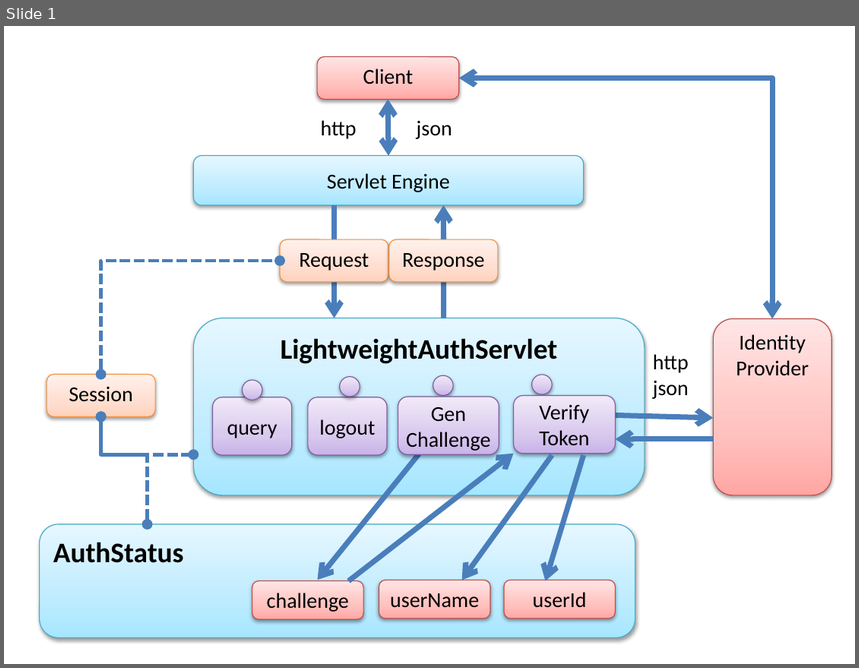
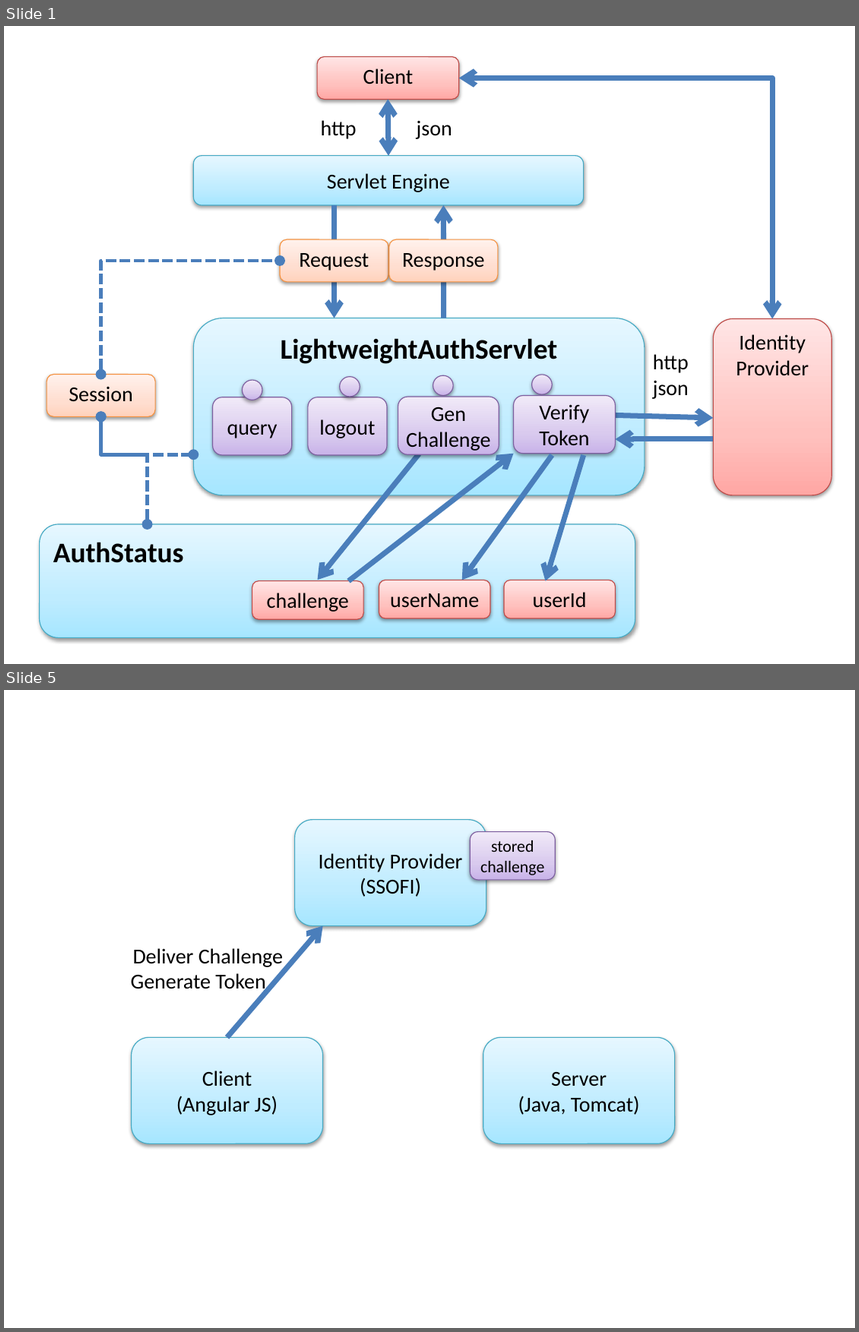
Before and after one commit to agilepro/ssofi-prolite, a slide deck: spec/ClassDiagram.pptx. Shown one above the other, each under a label of ours: slide 1 before the commit, slides 1 and 5 after it; the slides between them are not shown. The pictures are 859x668 and 859x1332 pixels, drawn with LibreOffice and Linux fonts; fonts in the diff are those of the drawing. Boxes give left, top, right and bottom in pixels: in the first picture for what was removed or moved away, otherwise in the second. Text is boxed around its words. In the diff, an @@ line names an element or a change of style, - is before the commit and + after.

```diff
--- a/spec/ClassDiagram.pptx
+++ b/spec/ClassDiagram.pptx
@@ slide 5 added at bbox=[4, 690, 855, 1328], background #FFFFFF @@
@@ rounded rectangle added at bbox=[295, 819, 487, 926], fill gradient #A7E6FF to #C1EDFF to #E7F8FF, outline #46AAC5 0.75 pt, 18 pt, text #000000 @@
+Identity Provider
+(SSOFI)
@@ rounded rectangle added at bbox=[471, 832, 556, 881], fill gradient #C9B5E8 to #D8CBEE to #F0EAF9, outline #7D60A0 0.75 pt, 14 pt, text #000000 @@
+stored
+challenge
@@ arrow added from (227, 1037) to (323, 926), #4B7EBC 4.5 pt @@
@@ text added at bbox=[131, 948, 283, 994], 18 pt, text #000000 @@
+Deliver Challenge
+Generate Token
@@ rounded rectangle added at bbox=[132, 1037, 323, 1144], fill gradient #A7E6FF to #C1EDFF to #E7F8FF, outline #46AAC5 0.75 pt, 18 pt, text #000000 @@
+Client
+(Angular JS)
@@ rounded rectangle added at bbox=[484, 1037, 675, 1144], fill gradient #A7E6FF to #C1EDFF to #E7F8FF, outline #46AAC5 0.75 pt, 18 pt, text #000000 @@
+Server
+(Java, Tomcat)
```
Also in this commit, not shown: 5 other slides added, 5 other files.
